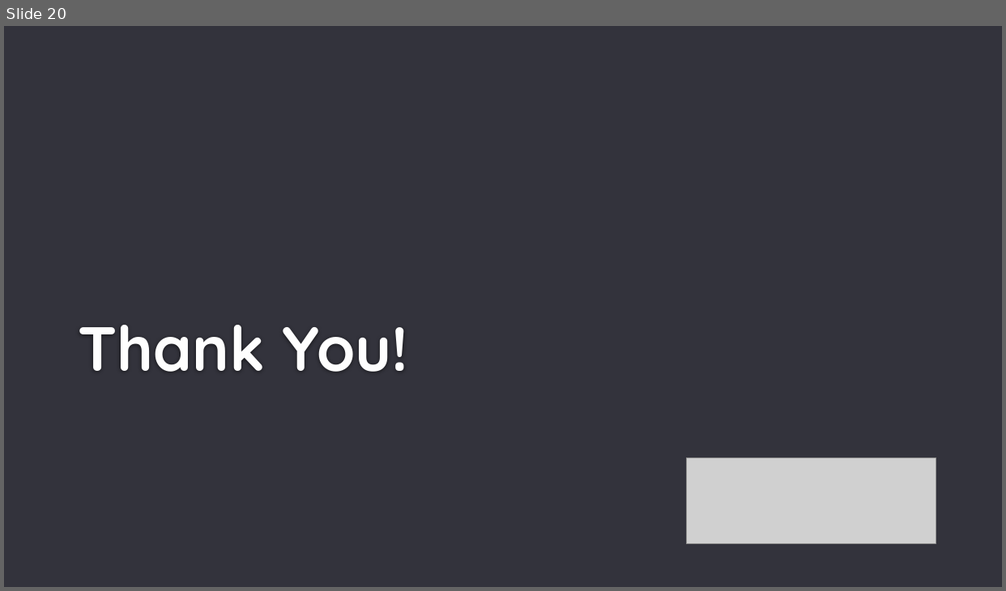
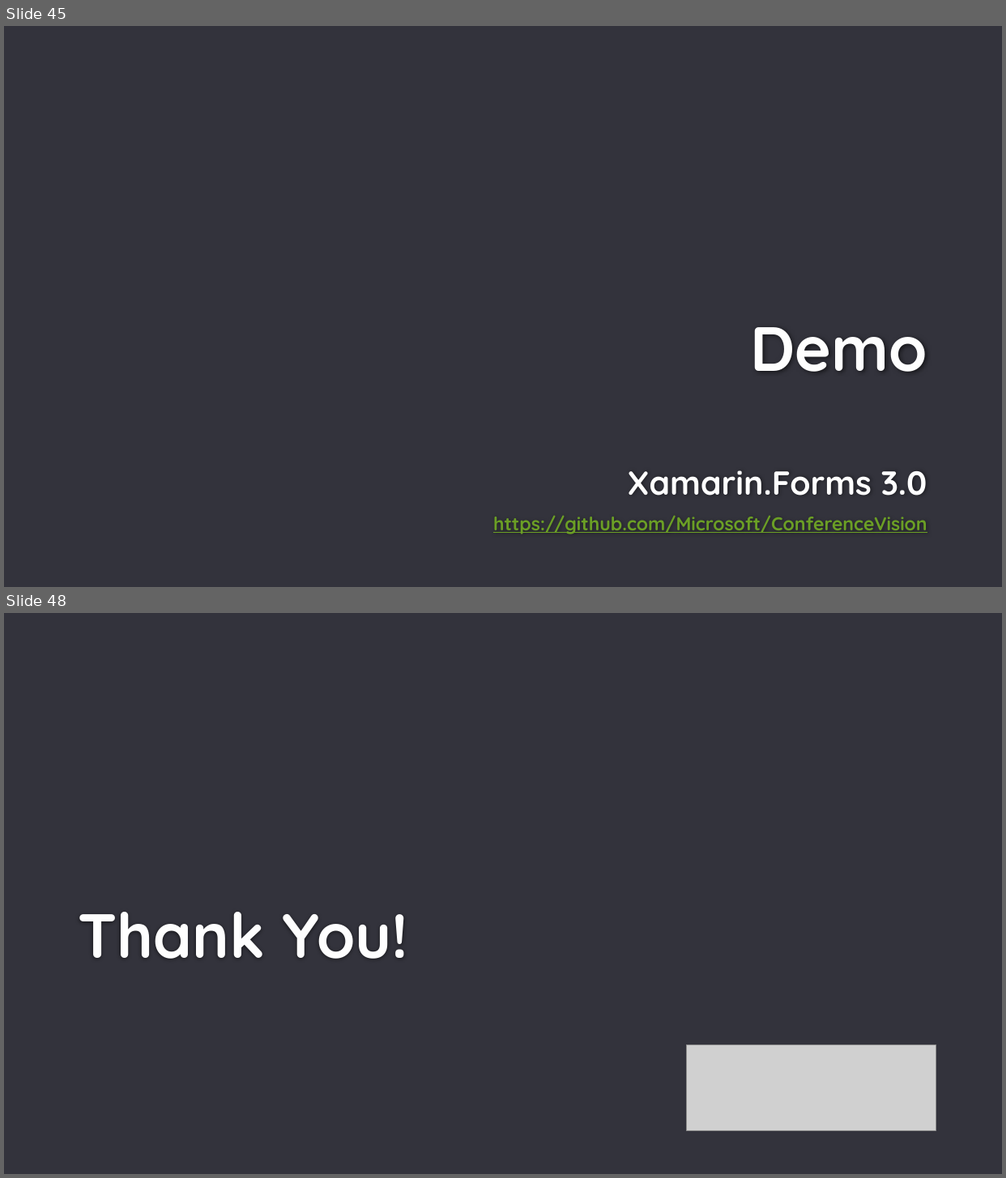
Before and after one commit to TorontoMobileDevelopers/Presentations, a slide deck: 2018-05-15_Build_HttpTracer_XF3/2018-05-15_Build_HttpTracer_XF3.pptx. Shown one above the other, each under a label of ours: slide 20 before the commit, slides 45 and 48 after it; the slides between them are not shown. The pictures are 1006x591 and 1006x1178 pixels, drawn with LibreOffice and Linux fonts; fonts in the diff are those of the drawing; grey boxes stand for pictures; background and template pictures are left out. Boxes give left, top, right and bottom in pixels: in the first picture for what was removed or moved away, otherwise in the second. Text is boxed around its words. In the diff, an @@ line names an element or a change of style, - is before the commit and + after.

```diff
--- a/2018-05-15_Build_HttpTracer_XF3/2018-05-15_Build_HttpTracer_XF3.pptx
+++ b/2018-05-15_Build_HttpTracer_XF3/2018-05-15_Build_HttpTracer_XF3.pptx
@@ slide 45 added at bbox=[4, 26, 1002, 587], background #33333C @@
@@ title added at bbox=[750, 327, 927, 372], 60 pt, text #FEFEFE, bold @@
+Demo
@@ text added at bbox=[493, 471, 927, 535], 18 pt, text #6B9F25, bold, underline @@
+Xamarin.Forms 3.0
+https://github.com/Microsoft/ConferenceVision
@@ what was slide 20 is now slide 48 @@
```
Also in this commit, not shown: 8 slides changed, 28 other slides added, 1 slide removed, 1 other file.
